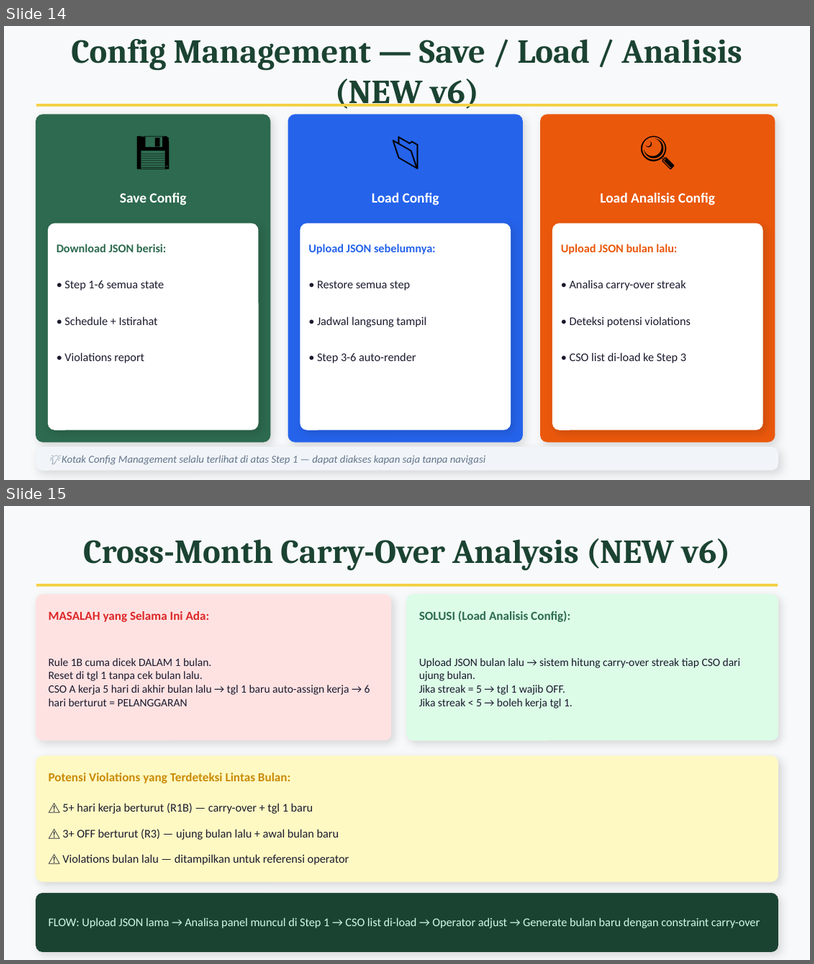
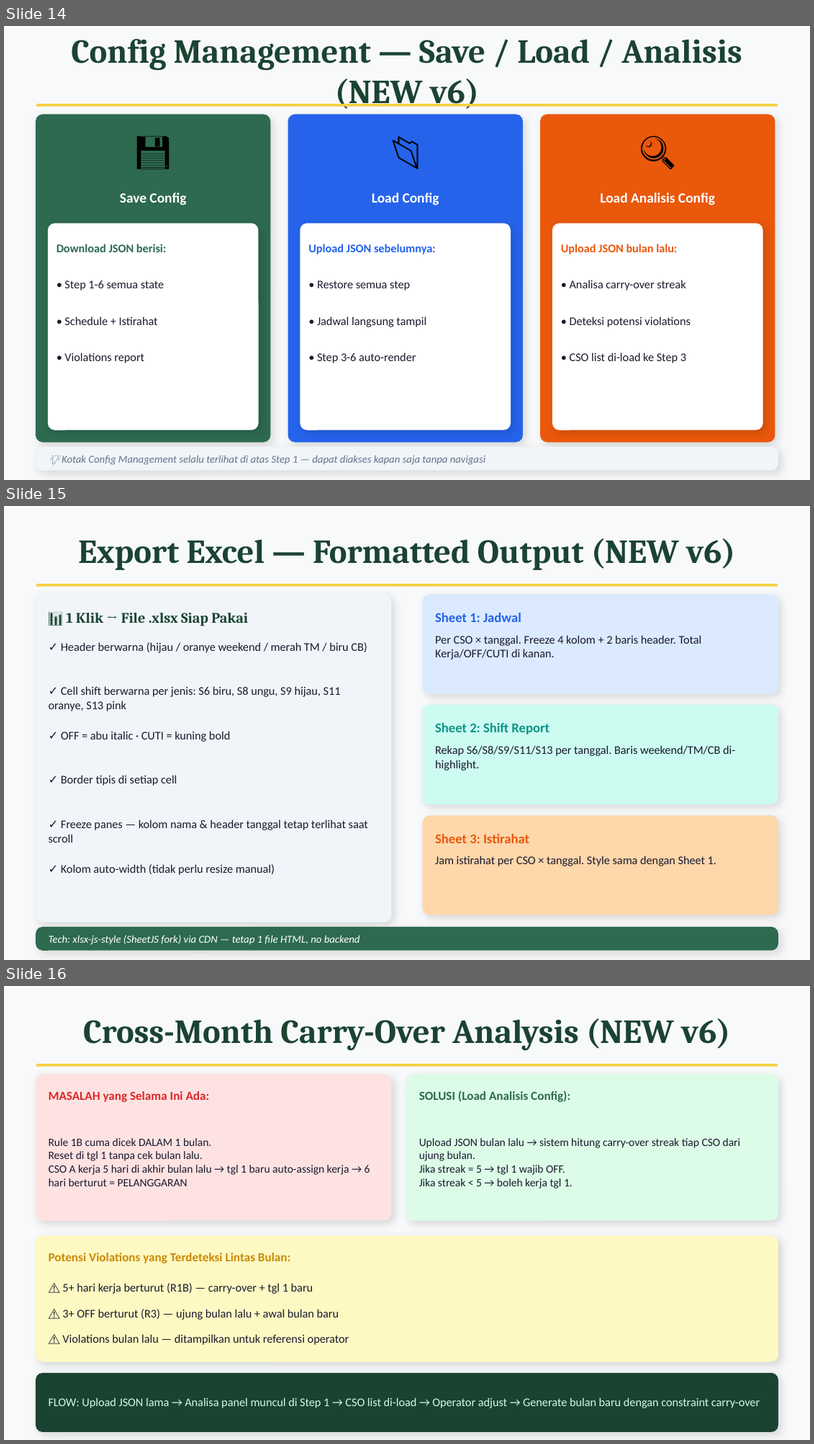
Before and after one commit to endraekacipta-arch/cso-bca-syariah-scheduler, a slide deck: CSO_BCA_Syariah_Scheduler_v6_PPT.pptx. Shown one above the other, each under a label of ours: slides 14 and 15 before the commit, slides 14, 15 and 16 after it. The pictures are 814x964 and 814x1444 pixels, drawn with LibreOffice and Linux fonts; fonts in the diff are those of the drawing. Boxes give left, top, right and bottom in pixels: in the first picture for what was removed or moved away, otherwise in the second. Text is boxed around its words. In the diff, an @@ line names an element or a change of style, - is before the commit and + after.

```diff
--- a/CSO_BCA_Syariah_Scheduler_v6_PPT.pptx
+++ b/CSO_BCA_Syariah_Scheduler_v6_PPT.pptx
@@ slide 15 added at [4, 506, 810, 960], background #F8F9FA @@
@@ text added at [78, 538, 736, 570], 30 pt, text #1B4332, bold @@
+Export Excel — Formatted Output (NEW v6)
@@ line added from (36, 585) to (778, 585), #F4D03F 2.5 pt @@
@@ rounded rectangle added at [36, 595, 391, 921], fill #F1F5F9, outline #F1F5F9 1 pt @@
@@ text added at [66, 613, 248, 626], 13 pt, text #1B4332, bold @@
+📊 1 Klik → File .xlsx Siap Pakai
@@ rounded rectangle added at [423, 595, 778, 693], fill #DBEAFE, outline #DBEAFE 1 pt @@
@@ text added at [435, 613, 522, 622], 12 pt, text #2563EB, bold @@
+Sheet 1: Jadwal
@@ text added at [435, 635, 702, 659], 10.5 pt, text #1A1A2E @@
+Per CSO × tanggal. Freeze 4 kolom + 2 baris header. Total Kerja/OFF/CUTI di kanan.
@@ text added at [61, 642, 367, 653], 10.5 pt, text #1A1A2E @@
+✓ Header berwarna (hijau / oranye weekend / merah TM / biru CB)
@@ text added at [49, 686, 341, 711], 10.5 pt, text #1A1A2E @@
+✓ Cell shift berwarna per jenis: S6 biru, S8 ungu, S9 hijau, S11 oranye, S13 pink
@@ rounded rectangle added at [423, 705, 778, 803], fill #CCFBF1, outline #CCFBF1 1 pt @@
@@ text added at [61, 731, 230, 741], 10.5 pt, text #1A1A2E @@
+✓ OFF = abu italic · CUTI = kuning bold
@@ text added at [435, 723, 550, 734], 12 pt, text #0D9488, bold @@
+Sheet 2: Shift Report
@@ text added at [435, 745, 736, 770], 10.5 pt, text #1A1A2E @@
+Rekap S6/S8/S9/S11/S13 per tanggal. Baris weekend/TM/CB di-highlight.
@@ text added at [61, 775, 177, 785], 10.5 pt, text #1A1A2E @@
+✓ Border tipis di setiap cell
@@ text added at [49, 819, 368, 842], 10.5 pt, text #1A1A2E @@
+✓ Freeze panes — kolom nama & header tanggal tetap terlihat saat scroll
@@ rounded rectangle added at [423, 816, 778, 914], fill #FED7AA, outline #FED7AA 1 pt @@
@@ text added at [435, 834, 530, 843], 12 pt, text #EA580C, bold @@
+Sheet 3: Istirahat
@@ text added at [61, 864, 275, 875], 10.5 pt, text #1A1A2E @@
+✓ Kolom auto-width (tidak perlu resize manual)
@@ text added at [435, 855, 717, 866], 10.5 pt, text #1A1A2E @@
+Jam istirahat per CSO × tanggal. Style sama dengan Sheet 1.
@@ rounded rectangle added at [36, 927, 778, 950], fill #2D6A4F, outline #2D6A4F 1 pt @@
@@ text added at [49, 934, 360, 944], 9.5 pt, text #FFFFFF, italic @@
+Tech: xlsx-js-style (SheetJS fork) via CDN — tetap 1 file HTML, no backend
@@ what was slide 15 is now slide 16 @@
```
Also in this commit, not shown: 1 slide changed, 2 other files.
